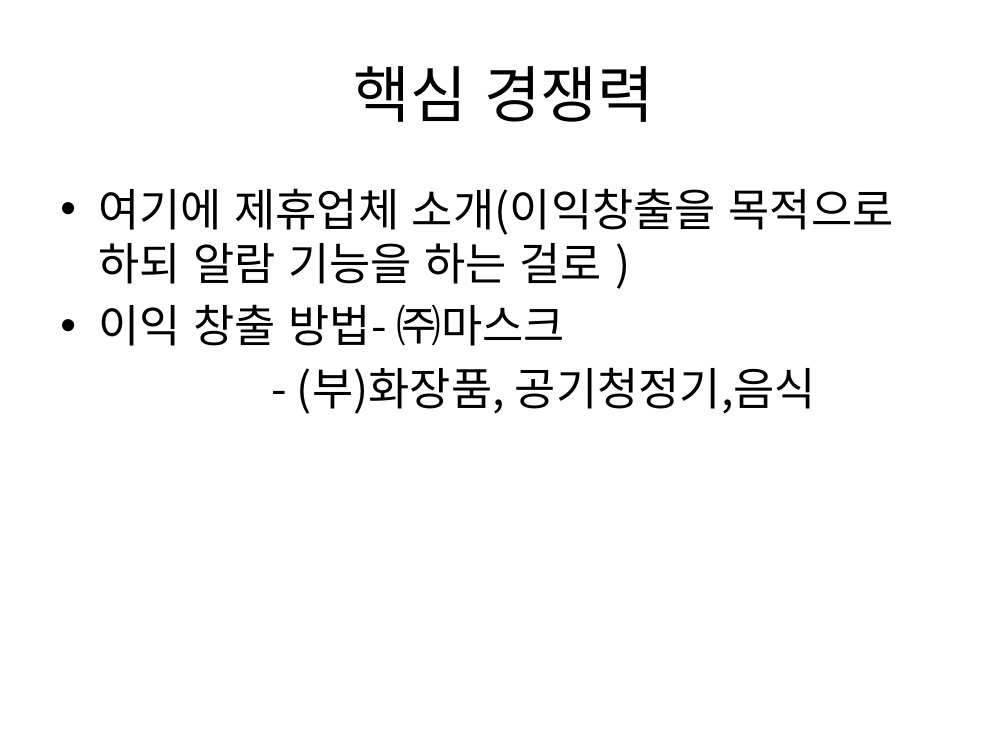
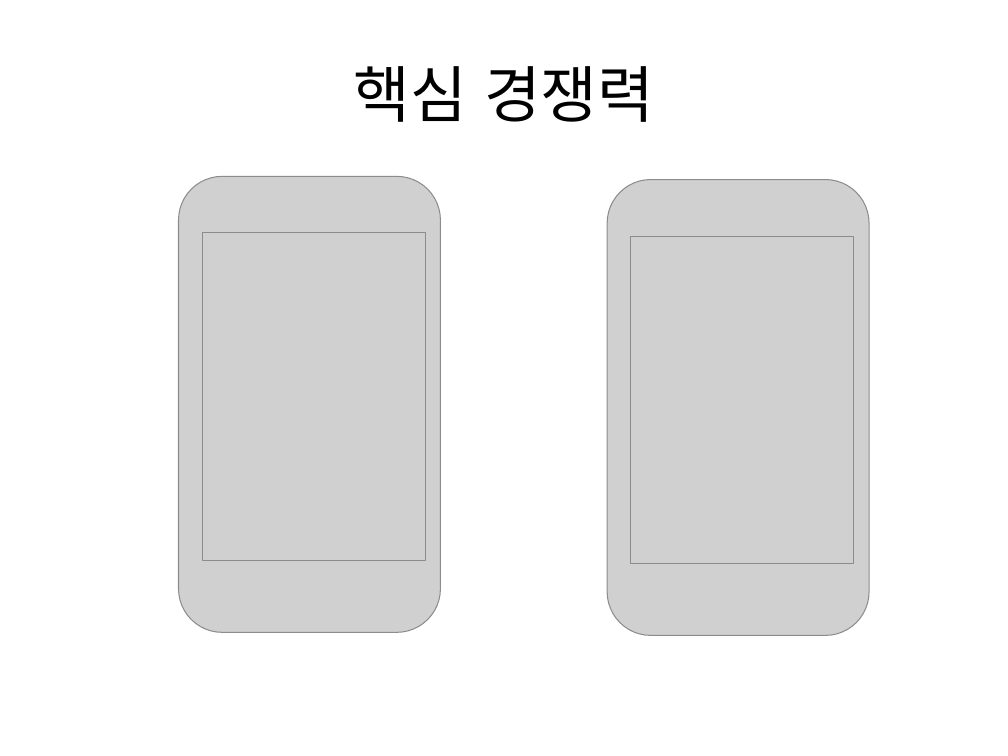
Before and after one commit to pasongsj/ideatone, a slide deck: slide 13 of ideatoneppt.pptx (slide 12 before the commit). Drawn at 1008x756 pixels with LibreOffice and Linux fonts; fonts in the diff are those of the drawing; grey boxes stand for pictures. Boxes give left, top, right and bottom in pixels: in the first picture for what was removed or moved away, otherwise in the second. Text is boxed around its words. In the diff, an @@ line names an element or a change of style, - is before the commit and + after.

Commit message:
알림 및 핵심 경쟁력 내용 추가

```diff
--- a/ideatoneppt.pptx
+++ b/ideatoneppt.pptx
@@ picture added at [178, 176, 440, 632] @@
@@ picture added at [607, 179, 869, 635] @@
@@ text removed at [98, 188, 894, 414] @@
-• 여기에 제휴업체 소개(이익창출을 목적으로 하되 알람 기능을 하는 걸로 )
-• 이익 창출 방법- ㈜마스크
-- (부)화장품, 공기청정기,음식
@@ picture added at [203, 233, 426, 560] @@
@@ picture added at [630, 236, 853, 563] @@
```
Also in this commit, not shown: 3 other slides changed, 1 slide added.
